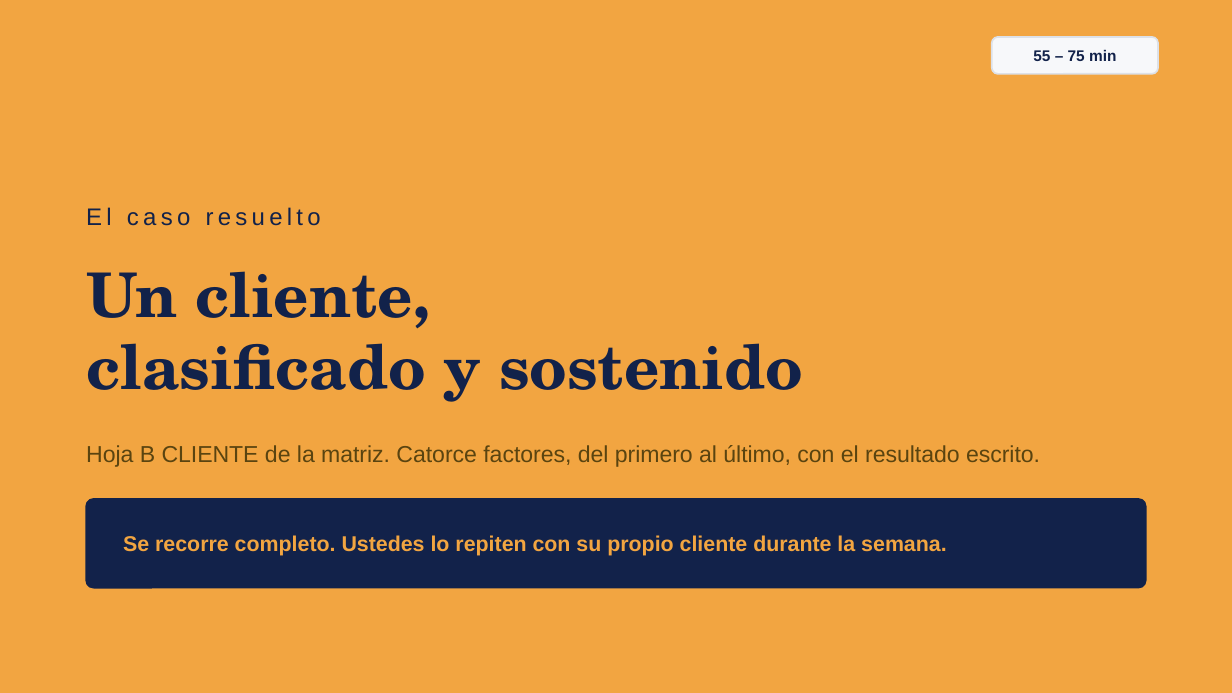
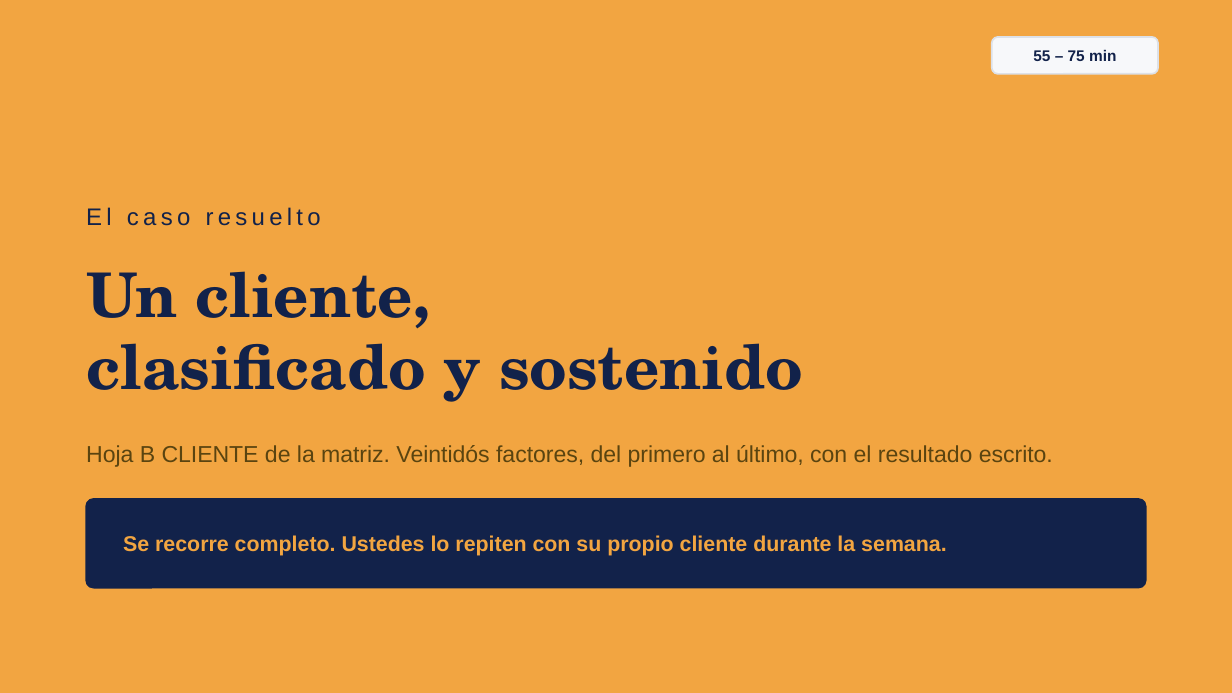
Before and after one commit to maribelvazquez/S01-TAV-IDENTIFICACION, a slide deck: slide 23 of s02/descargables/S02_ALU_01_Presentacion.pptx. Drawn at 1232x693 pixels with LibreOffice and Linux fonts; fonts in the diff are those of the drawing. Boxes give left, top, right and bottom in pixels: in the first picture for what was removed or moved away, otherwise in the second. Text is boxed around its words. In the diff, an @@ line names an element or a change of style, - is before the commit and + after.

```diff
--- a/s02/descargables/S02_ALU_01_Presentacion.pptx
+++ b/s02/descargables/S02_ALU_01_Presentacion.pptx
@@ text at <box>86,445,1053,467</box>: text changed @@
-Hoja B CLIENTE de la matriz. Catorce factores, del primero al último, con el resultado escrito.
+Hoja B CLIENTE de la matriz. Veintidós factores, del primero al último, con el resultado escrito.
```
Also in this commit, not shown: 9 other slides changed, 18 other files.
